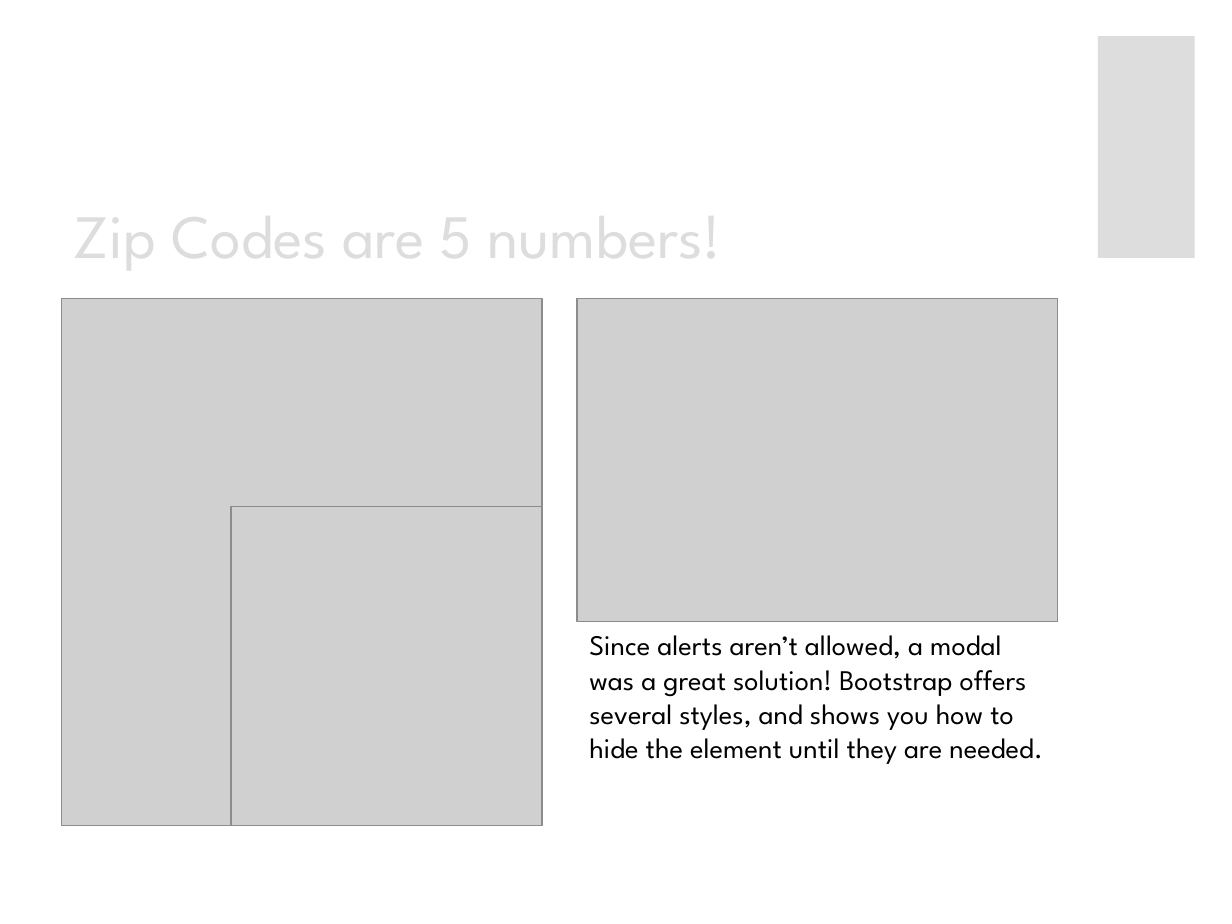
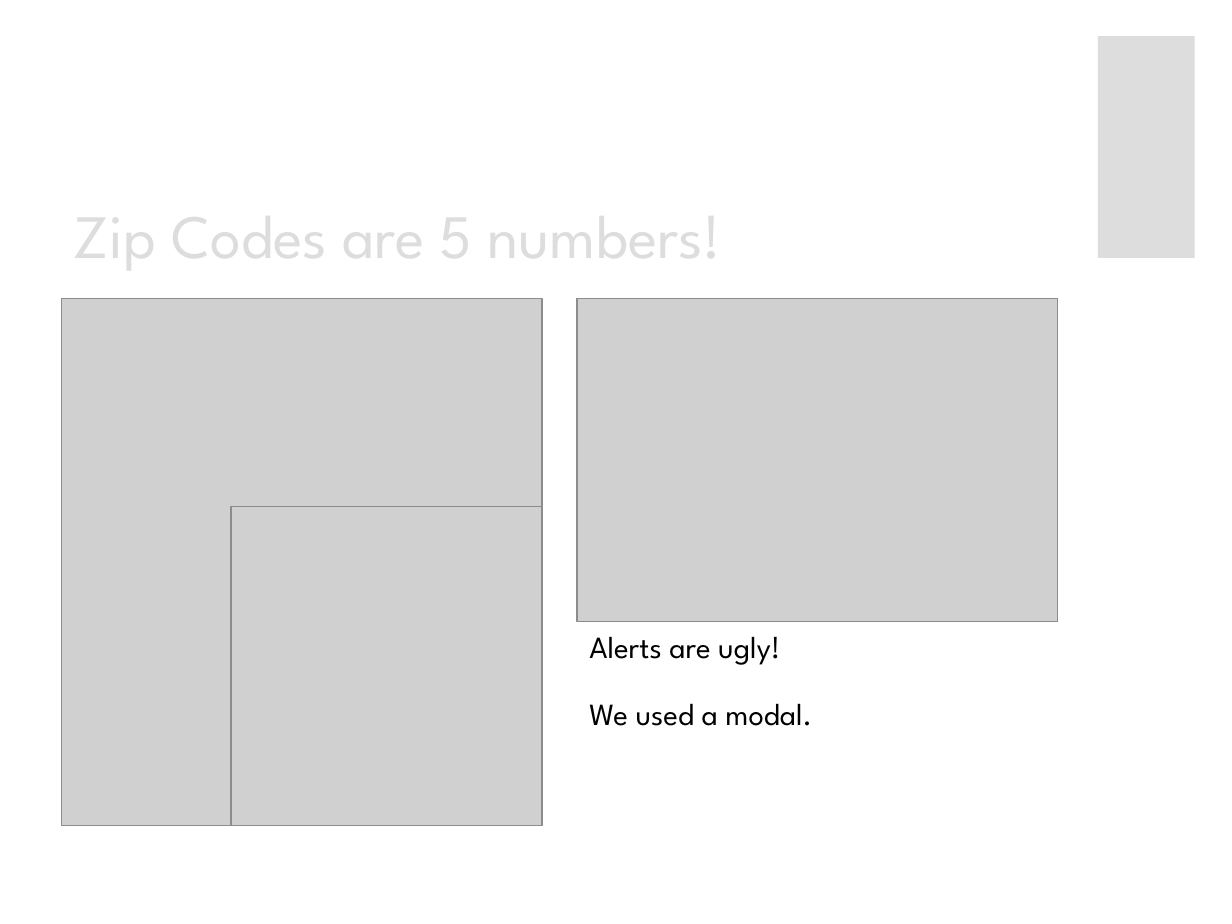
Before and after one commit to justbbarnett/politiscape, a slide deck: slide 6 of assets/presentation/politiscape.pptx. Drawn at 1232x924 pixels with LibreOffice and Linux fonts; fonts in the diff are those of the drawing; grey boxes stand for pictures. Boxes give left, top, right and bottom in pixels: in the first picture for what was removed or moved away, otherwise in the second. Text is boxed around its words. In the diff, an @@ line names an element or a change of style, - is before the commit and + after.

Commit message:
presentation changes

```diff
--- a/assets/presentation/politiscape.pptx
+++ b/assets/presentation/politiscape.pptx
@@ text at (589,636,812,726): text changed; size 16.6 to 18 pt @@
-Since alerts aren’t allowed, a modal was a great solution! Bootstrap offers several styles, and shows you how to hide the element until they are needed.
+Alerts are ugly!
+We used a modal.
```
Also in this commit, not shown: 1 other slide changed, 1 slide removed, 1 other file.
